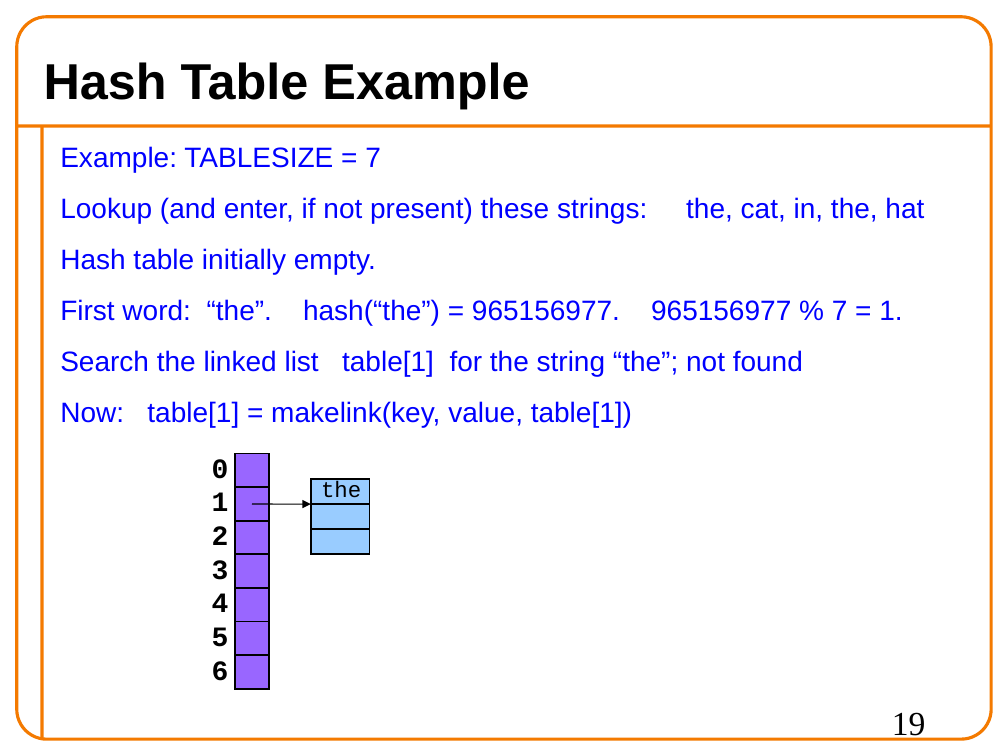
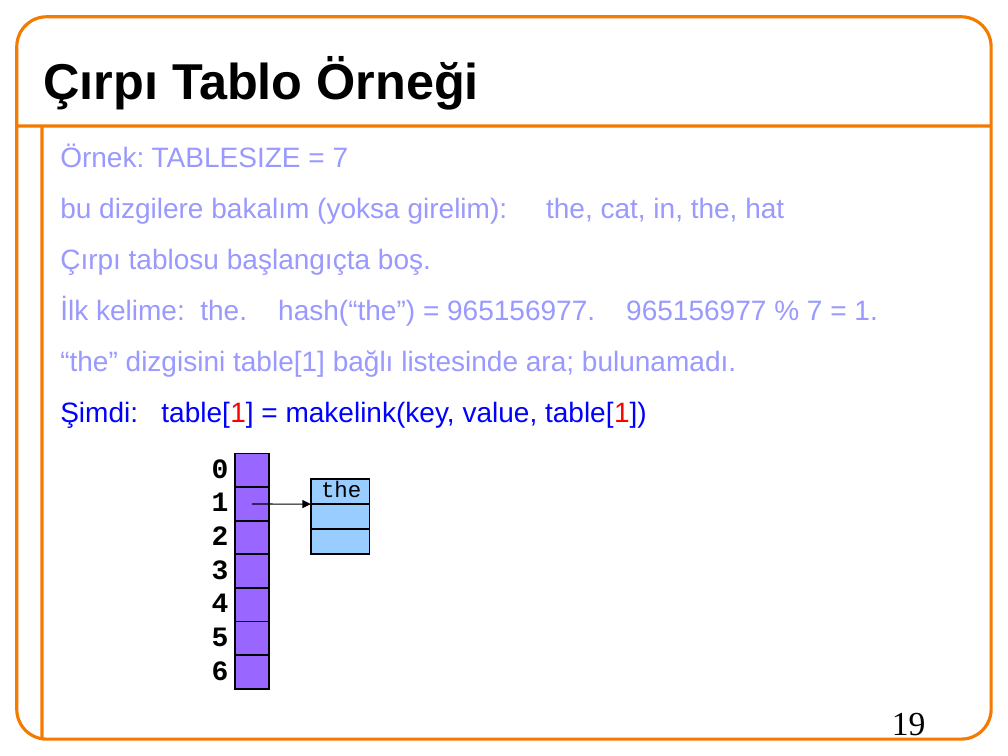
Before and after one commit to 19ceng/ceng201pro, a slide deck: slide 19 of 09hash.odp. Drawn at 1008x756 pixels with LibreOffice and Linux fonts; fonts in the diff are those of the drawing; background and template pictures are left out. Boxes give left, top, right and bottom in pixels: in the first picture for what was removed or moved away, otherwise in the second. Text is boxed around its words. In the diff, an @@ line names an element or a change of style, - is before the commit and + after.

Commit message:
09hash: OK

```diff
--- a/09hash.odp
+++ b/09hash.odp
@@ title at (44, 59, 479, 109): text changed @@
-Hash Table Example
+Çırpı Tablo Örneği
@@ text at (60, 145, 877, 428): text changed; text colour #0000FF to #9999FF @@
-Example: TABLESIZE = 7
-Lookup (and enter, if not present) these strings: the, cat, in, the, hat
-Hash table initially empty.
-First word: “the”. hash(“the”) = 965156977. 965156977 % 7 = 1.
-Search the linked list table[1] for the string “the”; not found
-Now: table[1] = makelink(key, value, table[1])
+Örnek: TABLESIZE = 7
+bu dizgilere bakalım (yoksa girelim): the, cat, in, the, hat
+Çırpı tablosu başlangıçta boş.
+İlk kelime: the. hash(“the”) = 965156977. 965156977 % 7 = 1.
+“the” dizgisini table[1] bağlı listesinde ara; bulunamadı.
+Şimdi: table[1] = makelink(key, value, table[1])
```
Also in this commit, not shown: 25 other slides changed, 8 slides added, 8 slides removed, 1 other file.
